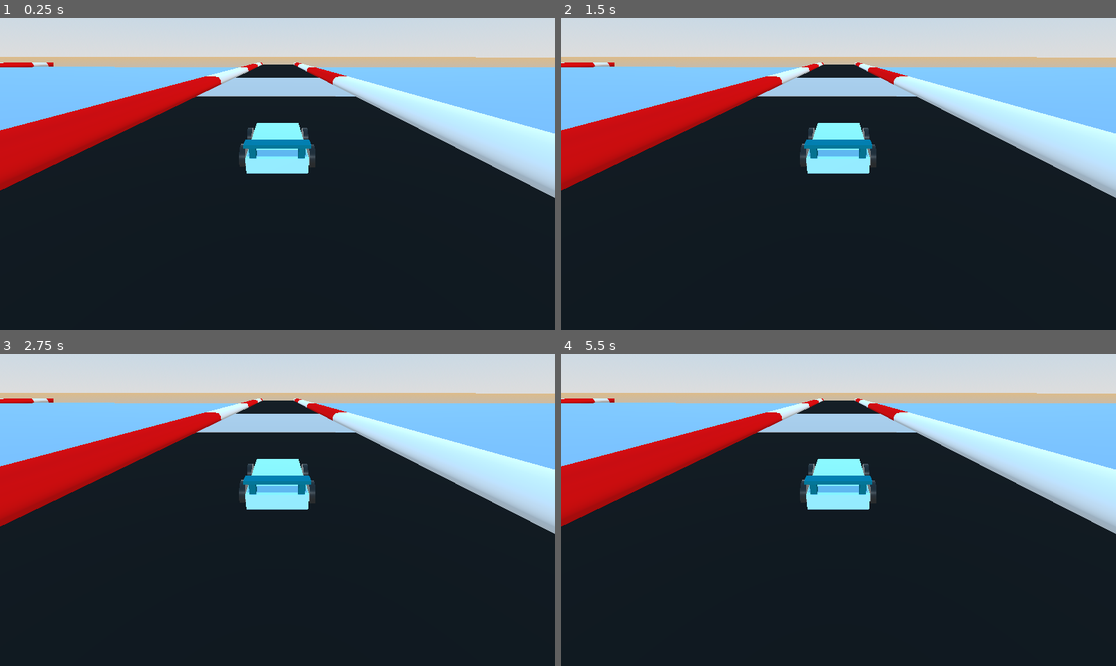
Above: before the commit, frames 1-4 (two rows, left to right).
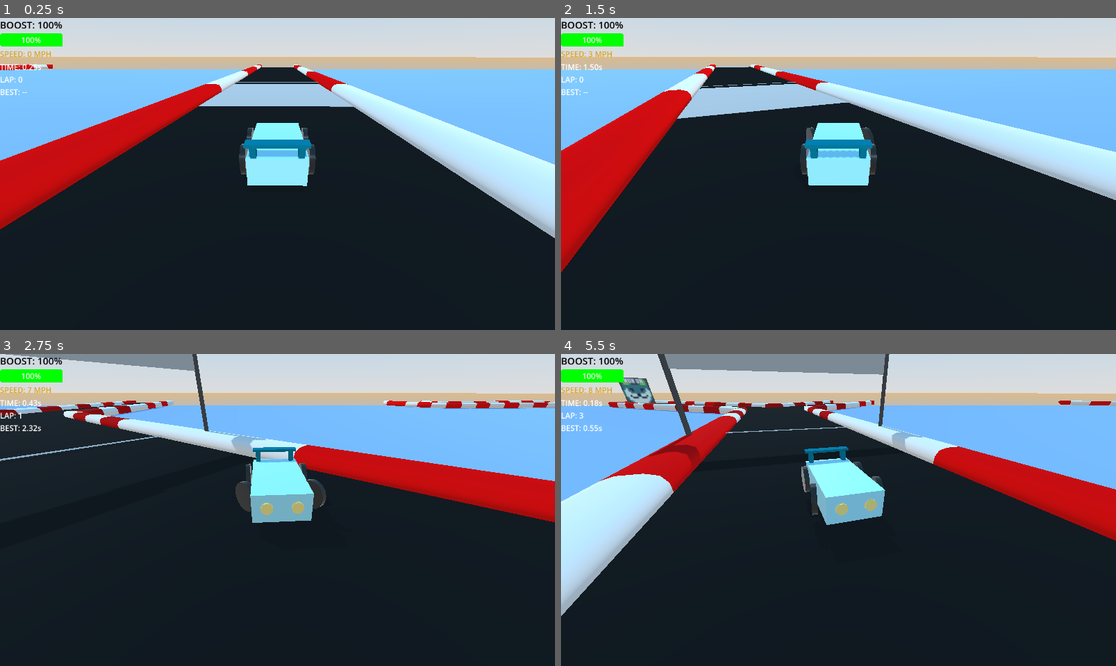
Above: after the commit, the same moments.

Repository: SirWadles/Super-Racer
Game: Godot game, scene res://scenes/main.tscn
Same seed, same stepped clock (60 frames per second), same inputs: the game is played once before the commit and once after it. This scene is started directly instead of the project's main scene. Sound files missing from this copy of the repository are replaced by a short silence.
Inputs (mouse positions are in pixels of both pictures, inside the frame that each line leads up to):
- Up to frame 1 (0.25 s): no input
- Up to frame 2 (1.5 s): tap Enter at 0.5 s; move the mouse to (960, 158) at 0.52 s; hold D (steer_right) 0.53-1.28 s; hold Ctrl (boost) 0.53-1.28 s; tap Shift (drift) at 0.8, 1.35 s; move the mouse to (727, 189) at 1.27 s; hold S (brake) from 1.28 s (still down)
- Up to frame 3 (2.75 s): tap Q (reverse_camera) at 1.55 s; move the mouse to (333, 441) at 2.02 s; release S (brake) at 2.03 s; hold D (steer_right) from 2.03 s (still down); hold Q (reverse_camera) from 2.03 s (still down); tap 1 (ui_1) at 2.3 s
- Up to frame 4 (5.5 s): move the mouse to (810, 572) at 2.77 s; release D (steer_right) at 2.78 s; release Q (reverse_camera) at 2.78 s; hold W (accelerate) 2.78-3.53 s; tap 1 (ui_1) at 2.85, 5.3 s; tap Ctrl (boost) at 3.05 s; move the mouse to (1005, 556) at 3.52 s; hold Ctrl (boost) 3.53-4.28 s; hold A (steer_left) 3.53-5.03 s; tap Shift (drift) at 3.8, 4.35 s; move the mouse to (672, 463) at 4.27 s; tap Q (reverse_camera) at 4.55 s; move the mouse to (866, 510) at 5.02 s; hold S (brake) from 5.03 s (still down); hold Q (reverse_camera) from 5.03 s (still down)

The runs differ from the first frame. In frame 1, 17% of the frame differs, in the area x 0-100%, y 1-71%; in frame 2, 17%; in frame 3, 25%, in the area x 0-100%, y 0-58%; in frame 4, 24%.
Error before the commit: Parse Error: Invalid numeric notation. (res://scripts/car.gd:9)

Commit message:
Demo 5
Fixed up the checkpoints to produce sound and fixed the menu in full screen.

Diff:
--- a/scenes/car.tscn
+++ b/scenes/car.tscn
@@ -9,6 +9,7 @@
 [ext_resource type="AudioStream" uid="uid://chqmiasqgosfp" path="res://sound/turbo_sc_cobra_01 (mp3cut.net).wav" id="4_ctevm"]
 [ext_resource type="AudioStream" uid="uid://bimifgo63na8e" path="res://sound/4. Night Walker (Linne Theme) (UNI2 Mix).mp3" id="5_ctevm"]
 [ext_resource type="AudioStream" uid="uid://c8u025tvgbo3k" path="res://sound/cloud_blue_boost (mp3cut.net)(1).wav" id="5_uraa1"]
+[ext_resource type="AudioStream" uid="uid://b0cdkrbe22xdw" path="res://sound/ui_game_textbox_madeline_in.wav" id="7_ugdpj"]
 [ext_resource type="Material" uid="uid://c1js1xyqsn15v" path="res://colors/headlight.tres" id="8_gm33m"]
 
 [sub_resource type="BoxMesh" id="BoxMesh_a202f"]
@@ -32,28 +33,17 @@
 max_speed = 30.0
 acceleration = 10.0
 braking_force = 30.0
-reverse_speed = null
 steering_angle = 40.0
 steering_speed = 35.0
-can_drift = null
-drift_steering_multiplier = null
 drift_acceleration_multiplier = 1.1
-min_drift_speed = null
-max_drift_steering_angle = null
-max_boost = null
-boost_regen_rate = null
-boost_consumption_rate = null
-boost_multiplier = null
-reverse_camera_rotation = null
-camera_rotate_speed = null
 engine_sound_stream = ExtResource("2_4clw4")
 drift_sound_stream = ExtResource("3_ctevm")
 boost_sound_stream = ExtResource("4_ctevm")
 collision_sound_stream = ExtResource("5_uraa1")
-engine_pitch_range = null
 engine_volume_range = Vector2(-16, 0)
 car_music_stream = ExtResource("5_ctevm")
 music_volume_db = -30.0
+check_point_stream = ExtResource("7_ugdpj")
 
 [node name="RayCast3D" type="RayCast3D" parent="Car"]
 transform = Transform3D(1, 0, 0, 0, 1, 0, 0, 0, 1, 0, 1.4, 0)
--- a/scenes/game_ui.tscn
+++ b/scenes/game_ui.tscn
@@ -107,11 +107,18 @@
 grow_vertical = 2
 
 [node name="VBoxContainer" type="VBoxContainer" parent="CompletionMenu"]
-layout_mode = 0
-offset_left = 530.0
-offset_top = 300.0
-offset_right = 625.0
-offset_bottom = 366.0
+layout_mode = 1
+anchors_preset = 8
+anchor_left = 0.5
+anchor_top = 0.5
+anchor_right = 0.5
+anchor_bottom = 0.5
+offset_left = -47.5
+offset_top = -33.0
+offset_right = 47.5
+offset_bottom = 33.0
+grow_horizontal = 2
+grow_vertical = 2
 
 [node name="PlayAgainButton" type="Button" parent="CompletionMenu/VBoxContainer"]
 layout_mode = 2
--- a/scenes/main.tscn
+++ b/scenes/main.tscn
@@ -367,17 +367,33 @@
 max_db = 6.0
 autoplay = true
 
+[node name="EndTrack02" type="MeshInstance3D" parent="Map"]
+transform = Transform3D(-0.707107, 0, 0.713576, 0, 1, 0, -0.707107, 0, -0.713576, 47.4978, 1.3, 71.1424)
+mesh = ExtResource("6_choun")
+skeleton = NodePath("../..")
+
+[node name="StaticBody3D" type="StaticBody3D" parent="Map/EndTrack02"]
+
+[node name="CollisionShape3D" type="CollisionShape3D" parent="Map/EndTrack02/StaticBody3D"]
+shape = SubResource("ConcavePolygonShape3D_eb6dy")
+
+[node name="Wrong Turn2" type="MeshInstance3D" parent="Map"]
+transform = Transform3D(-3.58308, -3.58308, 1.95724e-07, -2.21496e-07, -3.91447e-07, -5.06724, 3.58308, -3.58308, 0, 54.7053, 5.7331, 79.1274)
+material_override = SubResource("StandardMaterial3D_muem4")
+mesh = SubResource("PlaneMesh_dp3eg")
+skeleton = NodePath("")
+
 [node name="Checkpoint" parent="." instance=ExtResource("13_trceg")]
 transform = Transform3D(5.38315, 0, 0, 0, 1, 0, 0, 0, 1, 0, 1.2033, -73.1747)
 
 [node name="Checkpoint2" parent="." instance=ExtResource("14_jkv2x")]
-transform = Transform3D(5.38315, 0, 0, 0, 1, 0, 0, 0, 1, -2.51897, 1.2033, -73.1747)
+transform = Transform3D(5.38315, 0, 0, 0, 1, 0, 0, 0, 1, -2.51897, 1.2033, -407.993)
 
 [node name="Checkpoint3" parent="." instance=ExtResource("15_jbj1t")]
-transform = Transform3D(5.38315, 0, 0, 0, 1, 0, 0, 0, 1, 0, 1.2033, -73.1747)
+transform = Transform3D(5.38315, 0, 0, 0, 1, 0, 0, 0, 1, -120.78, 1.2033, -148)
 
 [node name="Checkpoint4" parent="." instance=ExtResource("16_jbj1t")]
-transform = Transform3D(5.48808, 0, 0, 0, 1, 0, 0, 0, 1, 0, 1.2033, -73.1747)
+transform = Transform3D(5.48808, 0, 0, 0, 1, 0, 0, 0, 1, 0, 1.2033, -16.8828)
 
 [node name="LoadSound" type="AudioStreamPlayer" parent="."]
 stream = ExtResource("17_muem4")
--- a/scenes/main_menu.tscn
+++ b/scenes/main_menu.tscn
@@ -41,7 +41,8 @@
 
 [node name="TextureRect" type="TextureRect" parent="."]
 layout_mode = 1
-offset_right = 1154.0
+offset_left = -1.0
+offset_right = 1153.0
 offset_bottom = 649.0
 texture = ExtResource("2_8ln24")
 
@@ -80,7 +81,7 @@
 
 [node name="OptionsButton" type="Button" parent="CenterContainer/VBoxContainer"]
 layout_mode = 2
-text = "Options (It's got nothing)"
+text = "Options"
 
 [node name="QuitButton" type="Button" parent="CenterContainer/VBoxContainer"]
 layout_mode = 2
@@ -108,3 +109,17 @@
 [node name="ShibaSound3" type="AudioStreamPlayer2D" parent="."]
 stream = ExtResource("9_lgwnu")
 volume_db = 15.0
+
+[node name="ControlsMessage" type="Label" parent="."]
+layout_mode = 0
+offset_top = 438.88
+offset_right = 517.0
+offset_bottom = 669.88
+text = "Controls:
+WASD for moving
+Shift for Drift
+Space for Boost
+Q for Reverse Camera
+1-4 Debug for Timer
+Check the Options for Sound because it exist
+Escape while in the main game will also bring up the Audio Options"
--- a/scripts/car.gd
+++ b/scripts/car.gd
@@ -6,7 +6,7 @@
 @export var acceleration = 15.0
 @export var braking_force = 25.0
 @export var reverse_speed = 15.0
-@export var steering_angle = 25.0s
+@export var steering_angle = 25.0
 @export var steering_speed = 3.0
 
 @export_category("Drift Properties")
@@ -44,10 +44,9 @@
 var car_music_player: AudioStreamPlayer
 
 @export_category("Checkpoint Sounds")
-@export var check_1: AudioStream
-@export var check_2: AudioStream
-@export var check_3: AudioStream
+@export var check_point_stream: AudioStream
 var checkpoint_player: AudioStreamPlayer
+
 
 var is_reverse_view = false
 var target_camera_rotation = 0.0
@@ -80,6 +79,8 @@
 var required_checkpoints = 4
 var current_lap_checkpoints = 0
 var lap_completed = false
+var checkpoint_sounds_played = 0
+var max_checkpoint_sounds = 3
 
 func setup_music():
 	if car_music_stream:
@@ -393,13 +394,19 @@
 	boost_sound_player.name = "BoostSound"
 	boost_sound_player.bus = "SFX"
 	add_child(boost_sound_player)
-	boost_sound_player.volume_db = -60.0
+	boost_sound_player.volume_db = -40.0
 
 	collision_sound_player = AudioStreamPlayer3D.new()
 	collision_sound_player.name = "CollisionSound"
 	collision_sound_player.bus = "SFX"
 	add_child(collision_sound_player)
 	collision_sound_player.max_distance = 15.0
+
+	checkpoint_player = AudioStreamPlayer.new()
+	checkpoint_player.name = "CheckpointSound"
+	checkpoint_player.bus = "SFX"
+	checkpoint_player.volume_db = -15
+	add_child(checkpoint_player)
 
 	# Assign the streams if they're set in the inspector
 	if engine_sound_stream:
@@ -413,6 +420,8 @@
 		boost_sound_player.stream = boost_sound_stream
 	if collision_sound_stream:
 		collision_sound_player.stream = collision_sound_stream
+	if check_point_stream:
+		checkpoint_player.stream = check_point_stream
 
 func update_engine_sound():
 	if engine_sound_player and engine_sound_player.stream:
@@ -454,13 +463,12 @@
 	if not checkpoints_hit.has(checkpoint_number):
 		checkpoints_hit.append(checkpoint_number)
 		current_lap_checkpoints += 1
-		if current_lap_checkpoints == 1:
-
-		elif current_lap_checkpoints == 2:
-
-		eilf current_lap_checkpoints == 3:
-
-		print("Checkpoint ", checkpoint_number, " passed! Total: ", current_lap_checkpoints, "/", required_checkpoints)
+		if checkpoint_sounds_played < max_checkpoint_sounds:
+			checkpoint_player.play()
+			checkpoint_sounds_played += 1
+			print("Checkpoint ", checkpoint_number, " passed! Total: ", current_lap_checkpoints, "/", required_checkpoints)
+		else:
+			print("Checkpoint ", checkpoint_number, " passed! (No sound - limit reached) Total: ", current_lap_checkpoints, "/", required_checkpoints)
 		if is_finish_line or current_lap_checkpoints >= required_checkpoints:
 			complete_lap()
 		elif is_finish_line:
@@ -475,6 +483,7 @@
 		game_ui.show_completion_menu()
 	checkpoints_hit.clear()
 	current_lap_checkpoints = 0
+	checkpoint_sounds_played = 0
 
 func _on_audio_options_closed():
 	audio_options.hide()
Not shown, changed: export_presets.cfg
Not shown: 1 places in scenes/car.tscn that only renumber resources
Not shown, added: sound/ui_game_textbox_madeline_in.wav.import
Not shown, added: sound/ui_game_textbox_madeline_in.wav
